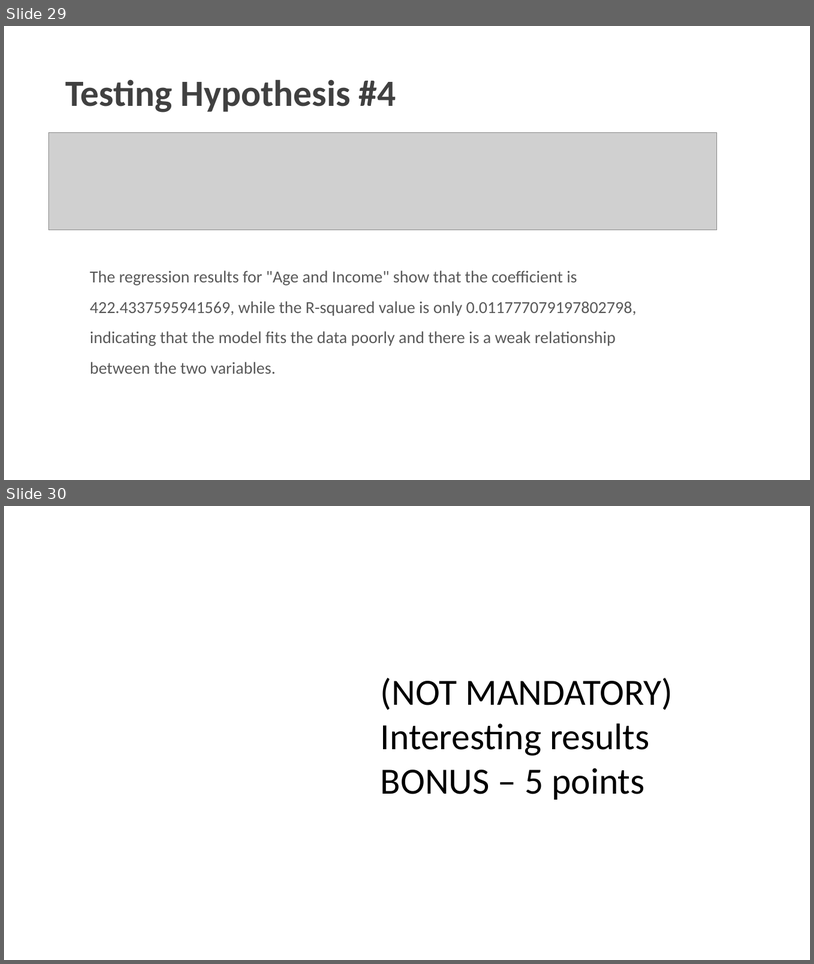
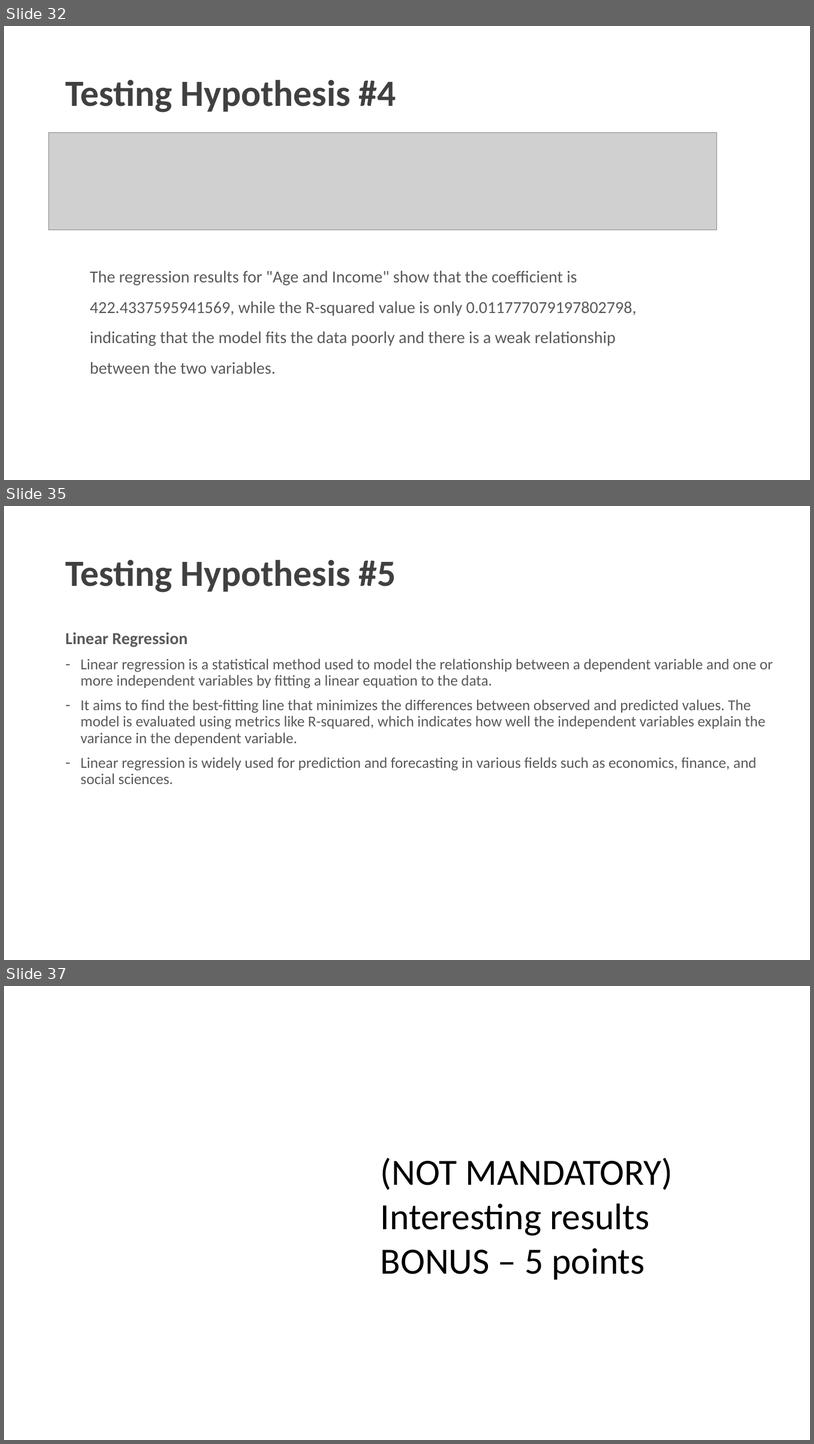
Before and after one commit to charlesyifanli/python_and_data, a slide deck: mini_project/SCSE 24 Mini-project presentation (Group No. ##).pptx. Shown one above the other, each under a label of ours: slides 29 and 30 before the commit, slides 32, 35 and 37 after it; the slides between them are not shown. The pictures are 814x964 and 814x1444 pixels, drawn with LibreOffice and Linux fonts; fonts in the diff are those of the drawing; grey boxes stand for pictures; background and template pictures are left out. Boxes give left, top, right and bottom in pixels: in the first picture for what was removed or moved away, otherwise in the second. Text is boxed around its words. In the diff, an @@ line names an element or a change of style, - is before the commit and + after.

```diff
--- a/mini_project/SCSE 24 Mini-project presentation (Group No. ##).pptx
+++ b/mini_project/SCSE 24 Mini-project presentation (Group No. ##).pptx
@@ slide 35 added at box(4, 506, 810, 960), background #FFFFFF @@
@@ title added at box(65, 559, 396, 592), 44 pt, text #404040, bold @@
+Testing Hypothesis #5
@@ text added at box(65, 632, 773, 784), 18 pt, text #595959 @@
+Linear Regression
+– Linear regression is a statistical method used to model the relationship between a dependent variable and one or more independent variables by fitting a linear equation to the data.
+– It aims to find the best-fitting line that minimizes the differences between observed and predicted values. The model is evaluated using metrics like R-squared, which indicates how well the independent variables explain the variance in the dependent variable.
+– Linear regression is widely used for prediction and forecasting in various fields such as economics, finance, and social sciences.
@@ what was slide 29 is now slide 32 @@
@@ what was slide 30 is now slide 37 @@
```
Also in this commit, not shown: 1 slide changed, 8 other slides added, 2 slides removed, 1 other file.
